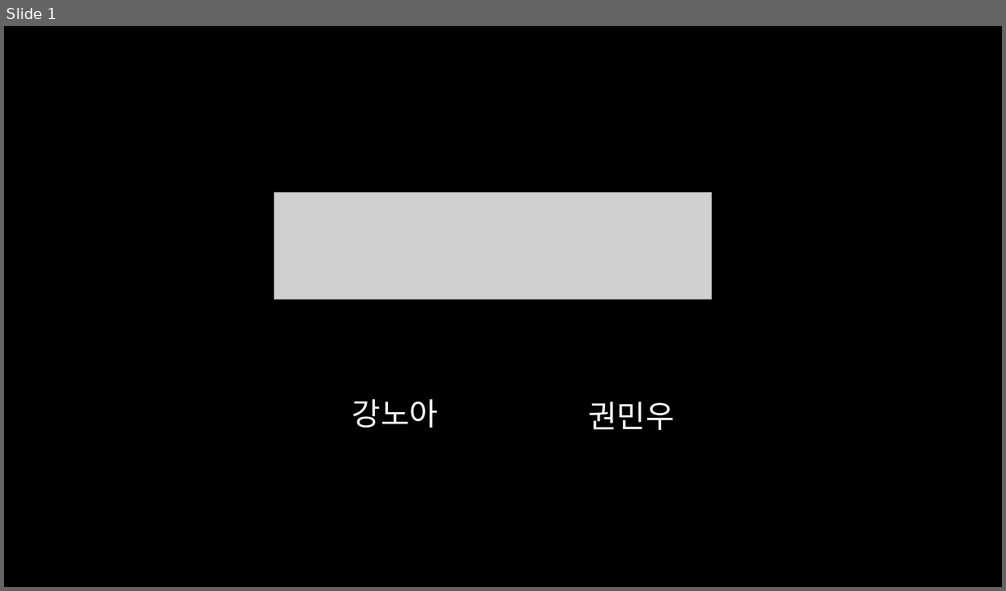
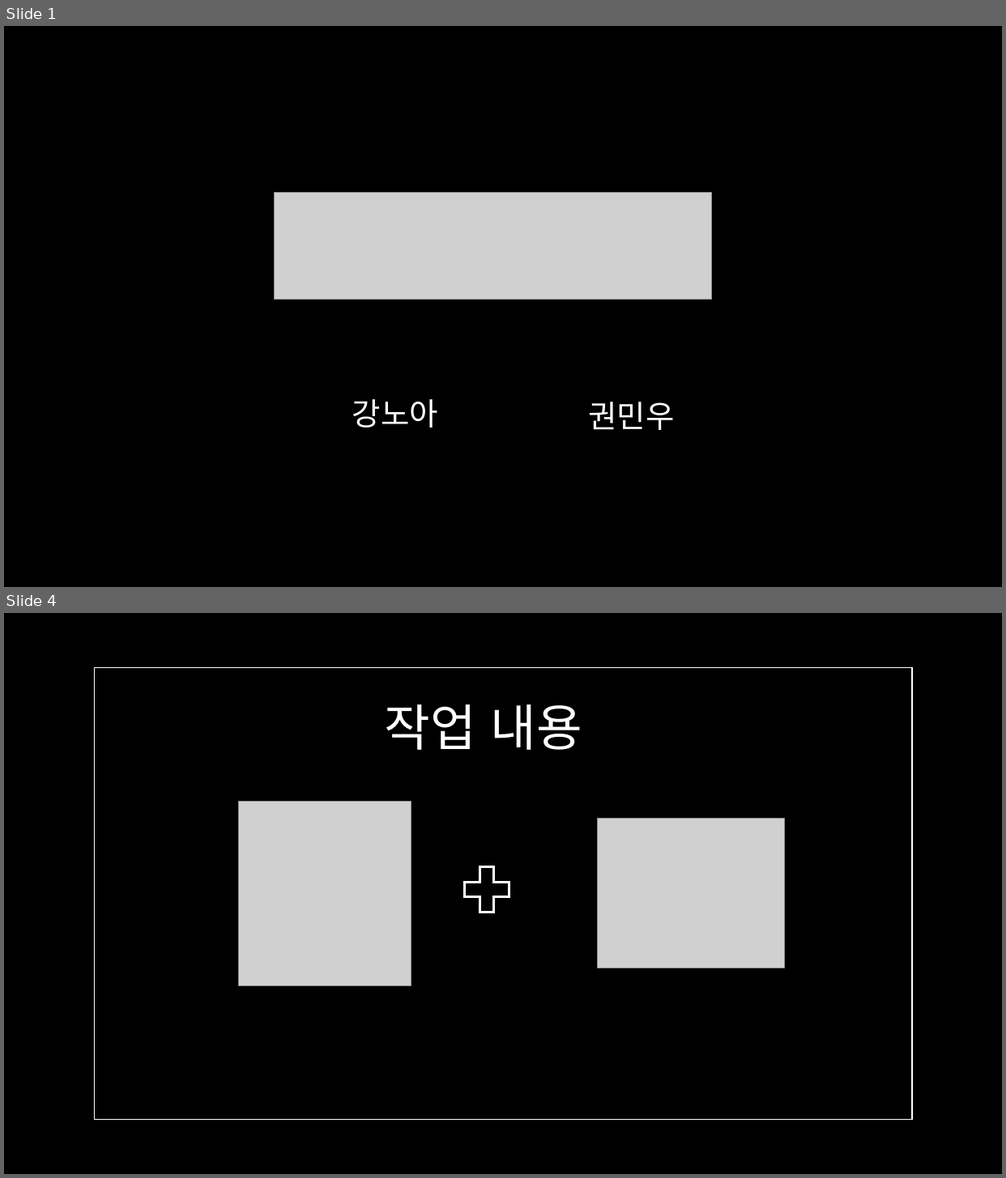
Before and after one commit to Kminwo-o/No_ahsack, a slide deck: final_pjt.pptx. Shown one above the other, each under a label of ours: slide 1 before the commit, slides 1 and 4 after it; the slides between them are not shown. The pictures are 1006x591 and 1006x1178 pixels, drawn with LibreOffice and Linux fonts; fonts in the diff are those of the drawing; grey boxes stand for pictures. Boxes give left, top, right and bottom in pixels: in the first picture for what was removed or moved away, otherwise in the second. Text is boxed around its words. In the diff, an @@ line names an element or a change of style, - is before the commit and + after.

```diff
--- a/final_pjt.pptx
+++ b/final_pjt.pptx
@@ slide 4 added at (4,613,1002,1174), background #000000 @@
@@ rectangle added at (95,667,913,1120), outline #FFFFFF 1 pt @@
@@ title added at (385,705,582,750), 48 pt, text #FFFFFF @@
+작업 내용
@@ picture added at (238,801,411,986) @@
@@ picture added at (598,819,785,969) @@
@@ plus sign added at (456,858,517,921), outline #FFFFFF 2.25 pt @@
```
Also in this commit, not shown: 1 slide changed, 11 other slides added, 2 slides removed.
